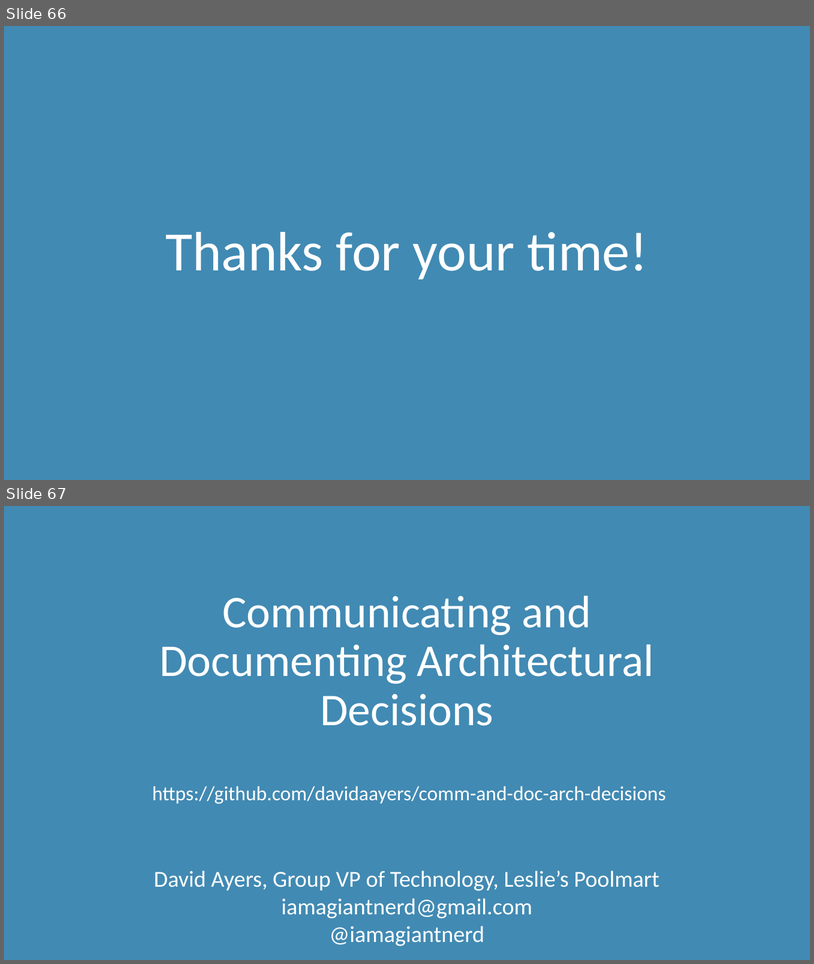
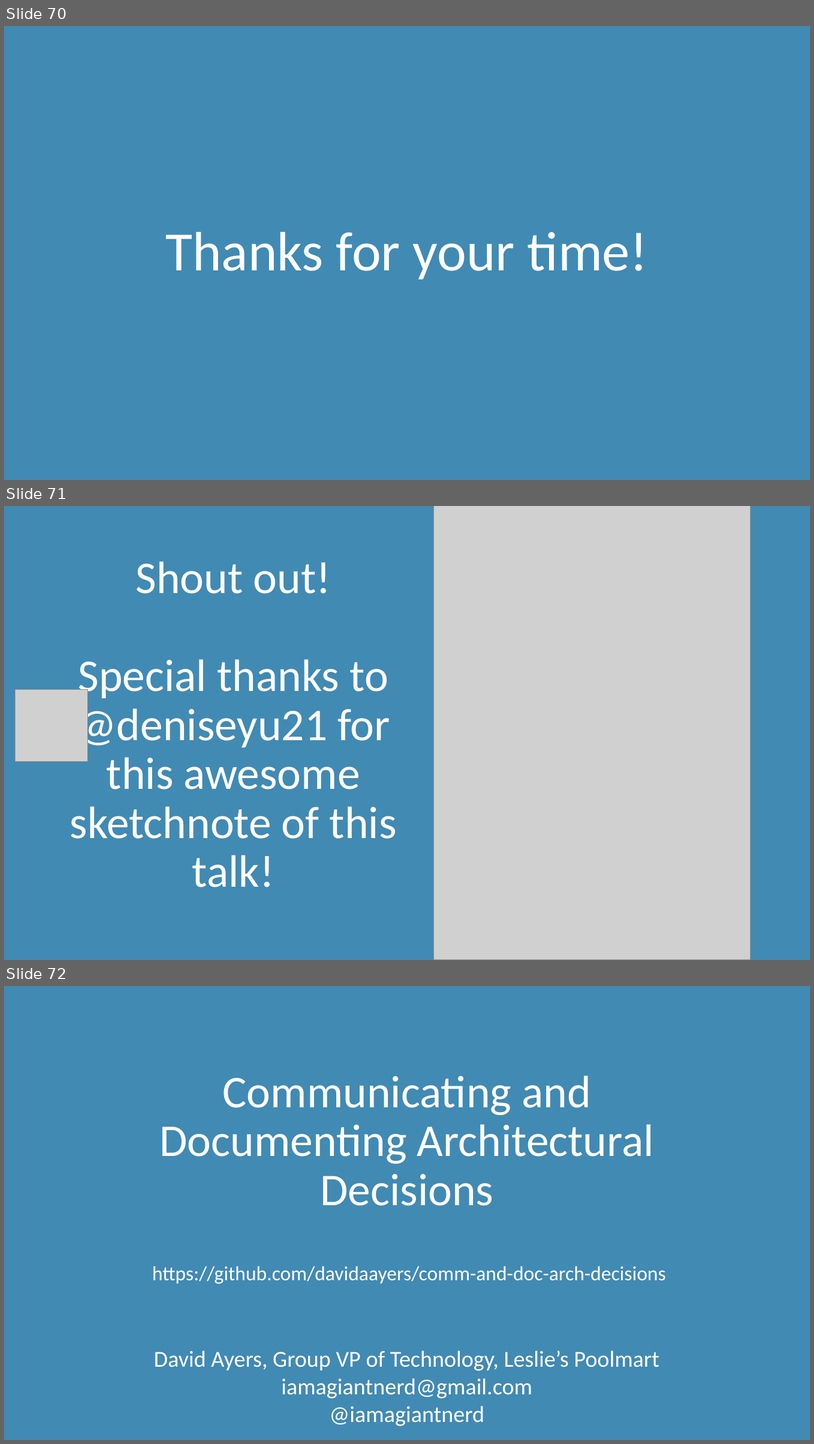
Before and after one commit to davidaayers/comm-and-doc-arch-decisions, a slide deck: comm-and-doc-arch-decisions-60-min.pptx. Shown one above the other, each under a label of ours: slides 66 and 67 before the commit, slides 70, 71 and 72 after it. The pictures are 814x964 and 814x1444 pixels, drawn with LibreOffice and Linux fonts; fonts in the diff are those of the drawing; grey boxes stand for pictures. Boxes give left, top, right and bottom in pixels: in the first picture for what was removed or moved away, otherwise in the second. Text is boxed around its words. In the diff, an @@ line names an element or a change of style, - is before the commit and + after.

```diff
--- a/comm-and-doc-arch-decisions-60-min.pptx
+++ b/comm-and-doc-arch-decisions-60-min.pptx
@@ slide 71 added at [4,506,810,960], background #418AB3 @@
@@ picture added at [434,506,751,960] @@
@@ title added at [70,561,397,887], 54 pt, text #FFFFFF @@
+Shout out!
+Special thanks to @deniseyu21 for this awesome sketchnote of this talk!
@@ picture added at [15,690,88,762] @@
@@ what was slide 66 is now slide 70 @@
@@ what was slide 67 is now slide 72 @@
```
Also in this commit, not shown: 2 slides changed, 4 other slides added, 1 other file.
